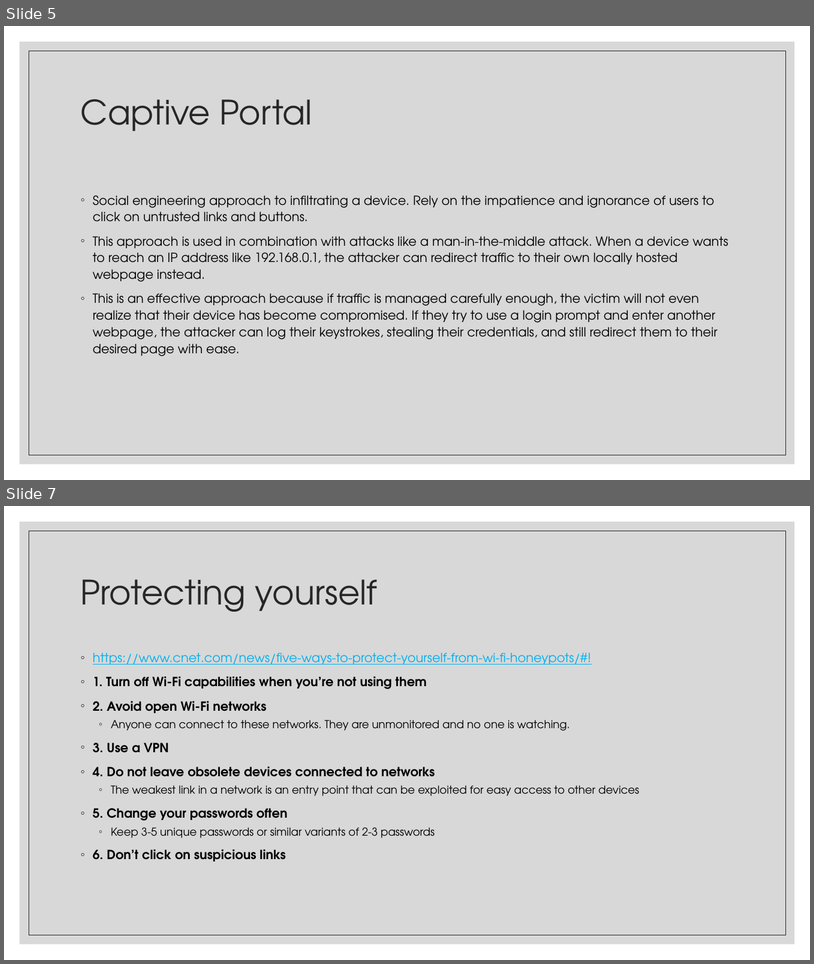
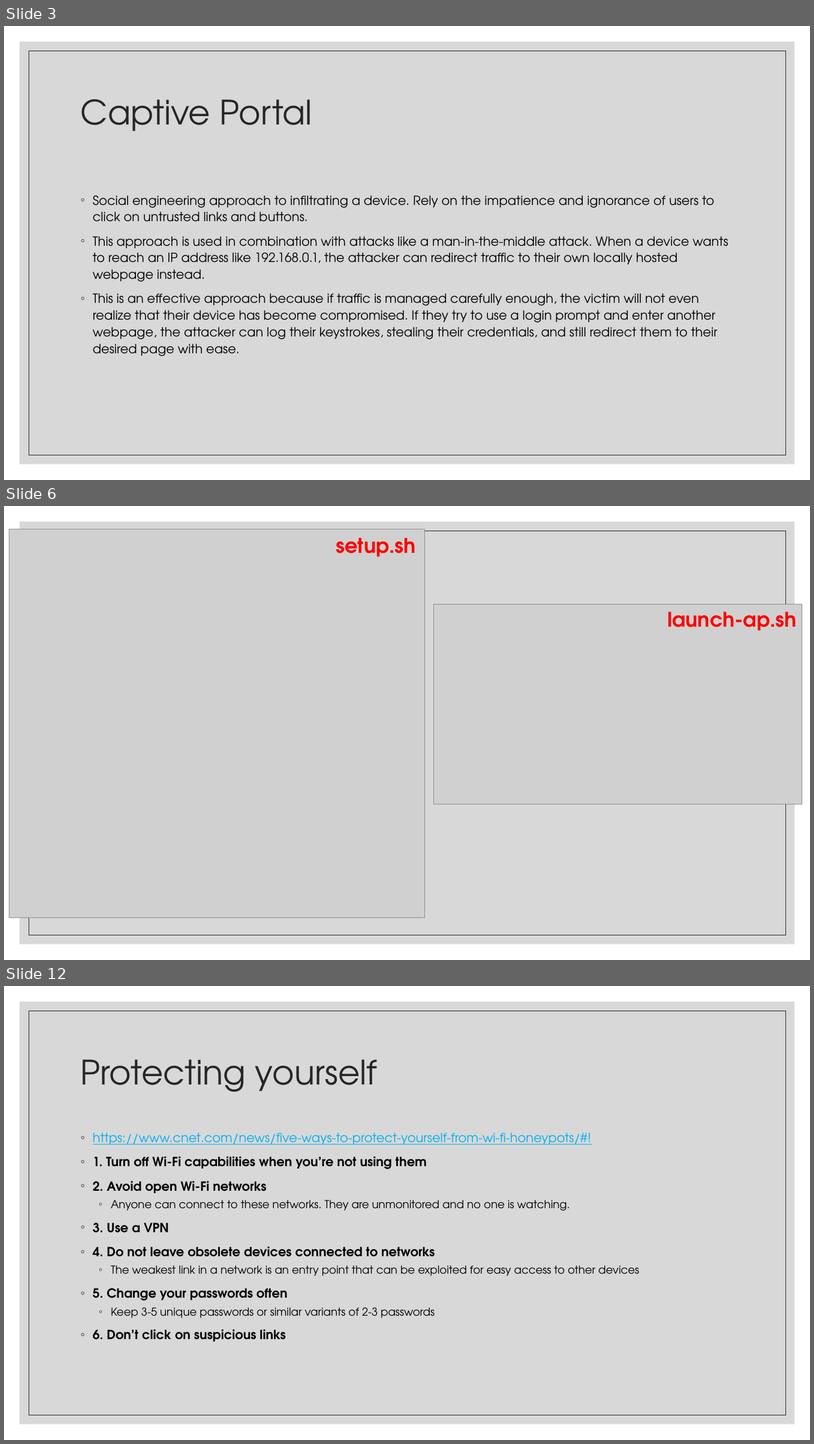
Before and after one commit to JulianKeller/cs425-backdoor, a slide deck: Documents/Remote attacks and backdoors.pptx. Shown one above the other, each under a label of ours: slides 5 and 7 before the commit, slides 3, 6 and 12 after it; the slides between them are not shown. The pictures are 814x964 and 814x1444 pixels, drawn with LibreOffice and Linux fonts; fonts in the diff are those of the drawing; grey boxes stand for pictures. Boxes give left, top, right and bottom in pixels: in the first picture for what was removed or moved away, otherwise in the second. Text is boxed around its words. In the diff, an @@ line names an element or a change of style, - is before the commit and + after.

```diff
--- a/Documents/Remote attacks and backdoors.pptx
+++ b/Documents/Remote attacks and backdoors.pptx
@@ slide 6 added at [4,506,810,960], background #FFFFFF; not listed: 2 template elements that a slide beside it also shows @@
@@ picture added at [9,529,425,918] @@
@@ text added at [336,538,416,557], 24 pt, text #FF0000, bold @@
+setup.sh
@@ picture added at [434,604,803,804] @@
@@ text added at [668,612,797,631], 24 pt, text #FF0000, bold @@
+launch-ap.sh
@@ what was slide 5 is now slide 3 @@
@@ what was slide 7 is now slide 12 @@
```
Also in this commit, not shown: 2 slides changed, 6 other slides added, 2 slides removed.
